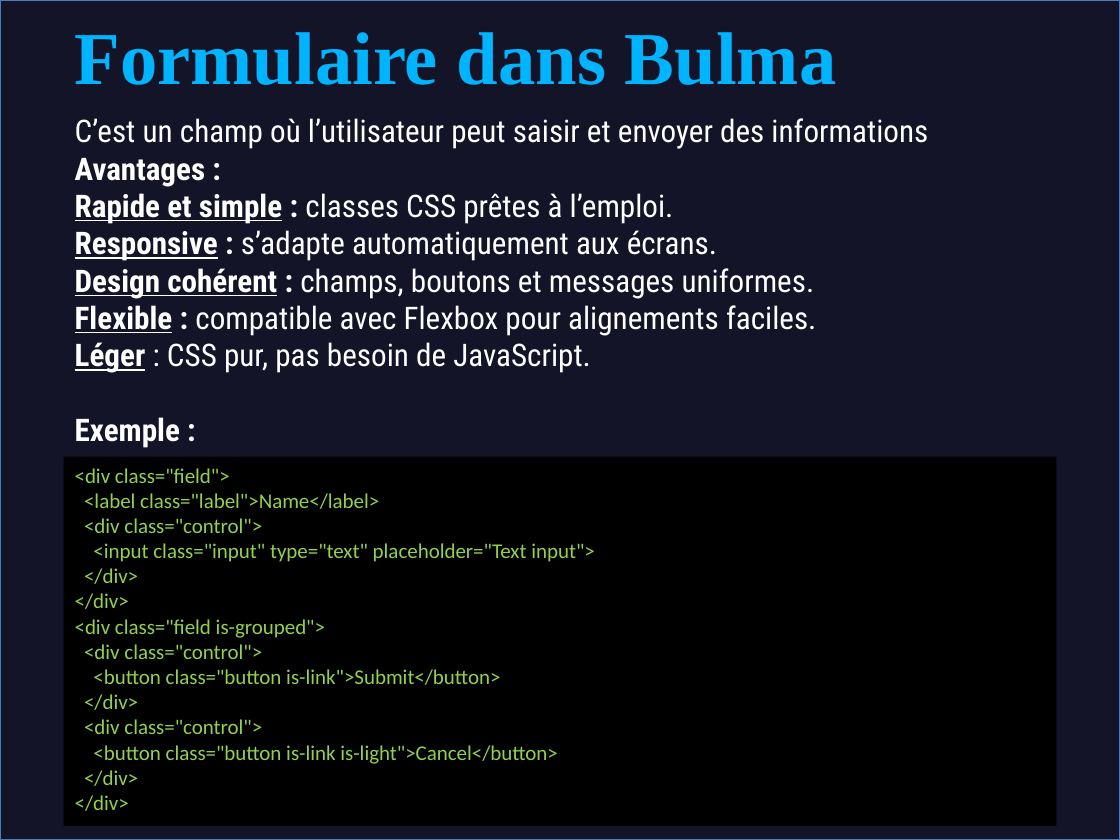
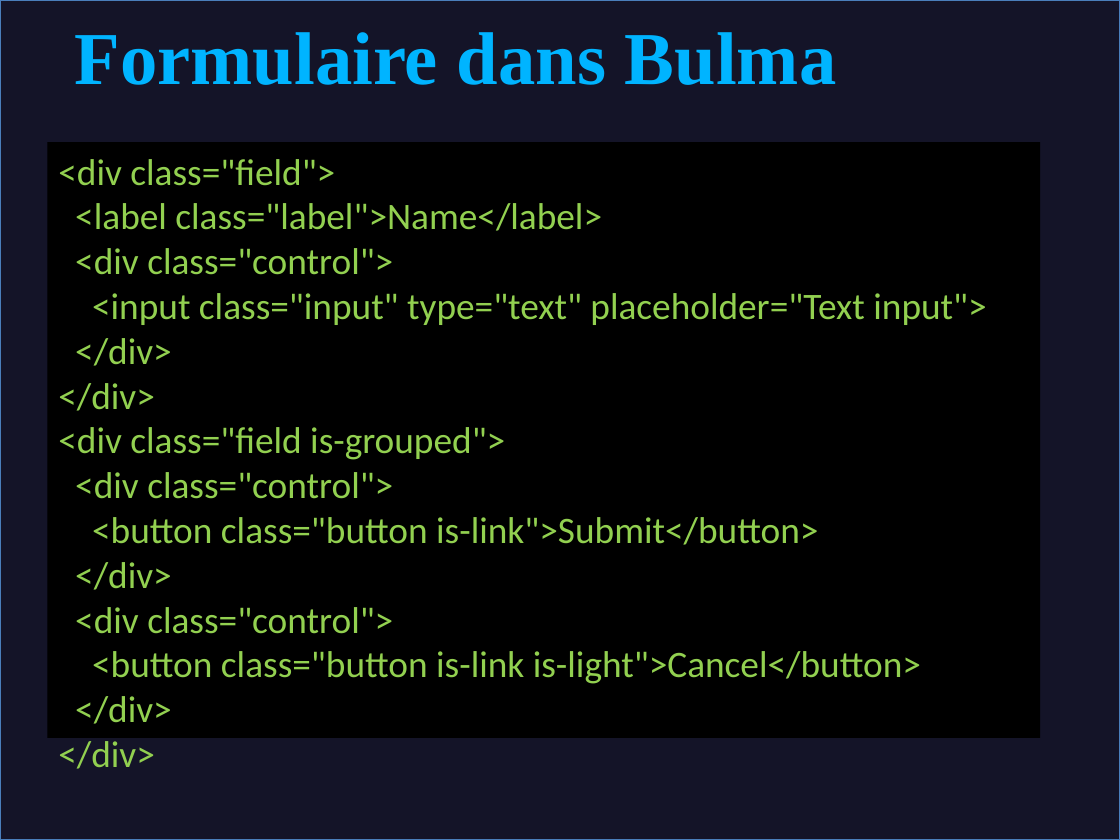
Before and after one commit to Mirado14112003/bulma, a slide deck: slide 8 of Bulma_Exposée.pptx. Drawn at 1120x840 pixels with LibreOffice and Linux fonts; fonts in the diff are those of the drawing. Boxes give left, top, right and bottom in pixels: in the first picture for what was removed or moved away, otherwise in the second. Text is boxed around its words. In the diff, an @@ line names an element or a change of style, - is before the commit and + after.

```diff
--- a/Bulma_Exposée.pptx
+++ b/Bulma_Exposée.pptx
@@ text removed at (75, 118, 928, 448) @@
-C’est un champ où l’utilisateur peut saisir et envoyer des informations
-Avantages :
-Rapide et simple : classes CSS prêtes à l’emploi.
-Responsive : s’adapte automatiquement aux écrans.
-Design cohérent : champs, boutons et messages uniformes.
-Flexible : compatible avec Flexbox pour alignements faciles.
-Léger : CSS pur, pas besoin de JavaScript.
-Exemple :
@@ rectangle "<div class="field">": place and size @@
-rectangle "<div class="field">" at (64, 457, 1056, 827)
+rectangle "<div class="field">" at (47, 142, 1039, 738)
@@ rectangle "<div class="field">" at (47, 142, 1039, 738): size 13.5 to 24 pt @@
```
Also in this commit, not shown: 2 other slides changed, 1 other file.
